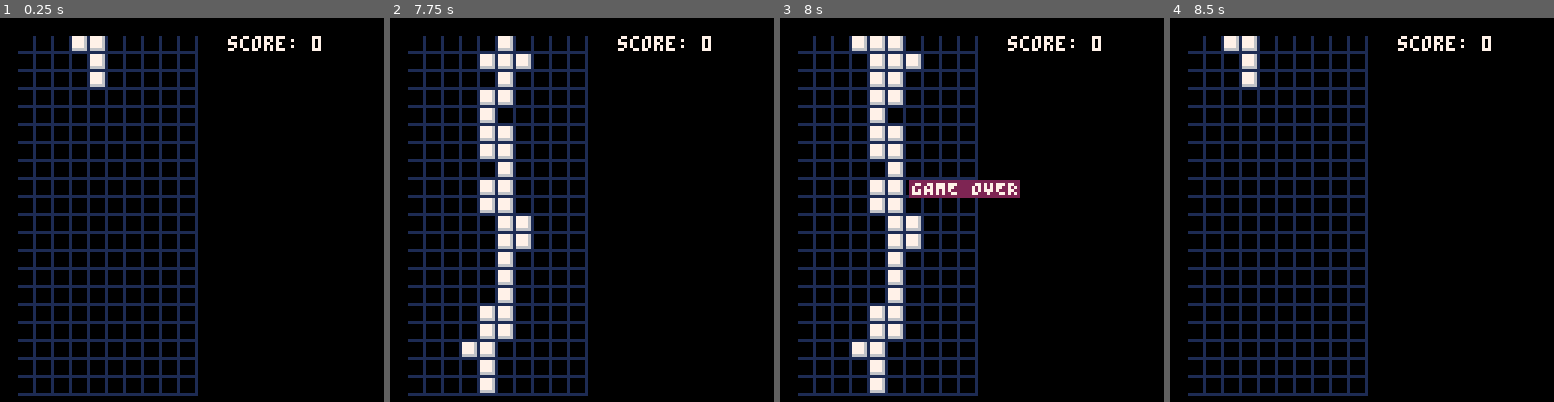
Above: before the commit, frames 1-4 (left to right).
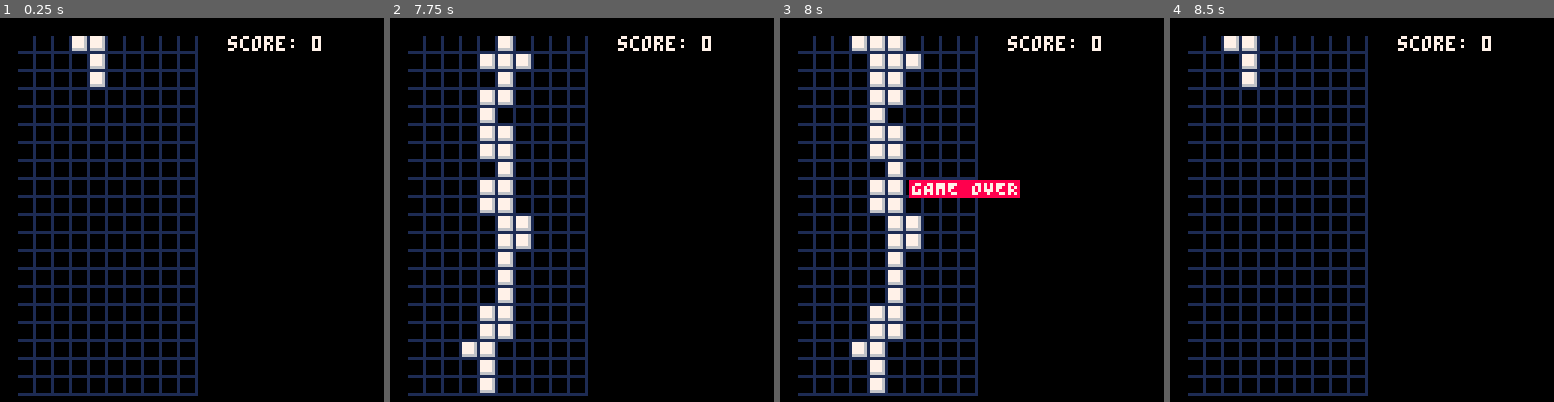
Above: after the commit, the same moments.

Repository: charlietran/recurse-game-jam
Game: PICO-8 cartridge tetris.p8
Two runs of this game, one before a commit and one after it. Both use one fixed random seed, a clock stepped at 60 frames per second and the inputs below.
Inputs:
- Up to frame 1 (0.25 s): no input
- Up to frame 2 (7.75 s): tap X (X key) at 0.33, 1.07, 1.85, 2.97, 4.08, 5.2, 6.32, 7.43 s; tap O (Z key) at 0.7, 1.7, 2.1, 2.5, 2.9, 3.3, 3.7, 4.1, 4.5, 4.9, 5.3, 5.7, 6.1, 6.5, 6.9, 7.3, 7.7 s; hold Right 1.6-2.1 s; hold Up 2.15-2.42 s; hold Right 2.47-3.03 s; hold Left 3.08-3.58 s; hold Down 3.63-3.97 s; hold Right 4.02-4.68 s; hold Up 4.73-5.03 s; hold Left 5.08-5.68 s; hold Down 5.73-6.03 s; hold Right 6.08-6.58 s; hold Right 6.63-7.13 s; hold Up 7.18-7.45 s; hold Right from 7.5 s (still down)
- Up to frame 3 (8 s): keep holding Right
- Up to frame 4 (8.5 s): release Right at 8.07 s; tap O (Z key) at 8.1 s; hold Left from 8.12 s (still down)

Frames 1-2 are identical in both runs. In frame 3, 0.9% of the frame differs, in the area x 33-63%, y 42-47%; in frame 4, nothing differs.

Commit message:
fixed block column bug

Diff:
--- a/tetris.p8
+++ b/tetris.p8
@@ -119,7 +119,9 @@
 
 function delete_line(line)
   for row=line,2,-1 do
-    grid[row] = grid[row-1]
+    for i=1, gridw do
+      grid[row][i] = grid[row-1][i]
+    end
   end
   for i=1,gridw do
     grid[1][i]=0
@@ -174,10 +176,6 @@
     game_over= true
   end
   tetroct+=1
-  --at some point, the last tetro that got added to the game grid
-  --generates a column of blocks that reach to the top of the grid
-  --usually around 30-50 tetroct
-  printh(tetroct)
 end
 
 function rotate_tetro()
@@ -235,7 +233,7 @@
   local game_over_y=54
 
   if game_over then
-    rectfill(game_over_x-1,game_over_y,79,59,2)
+    rectfill(game_over_x-1,game_over_y,79,59,8)
     print("GAME OVER",game_over_x, game_over_y, 7)
   end
 end
